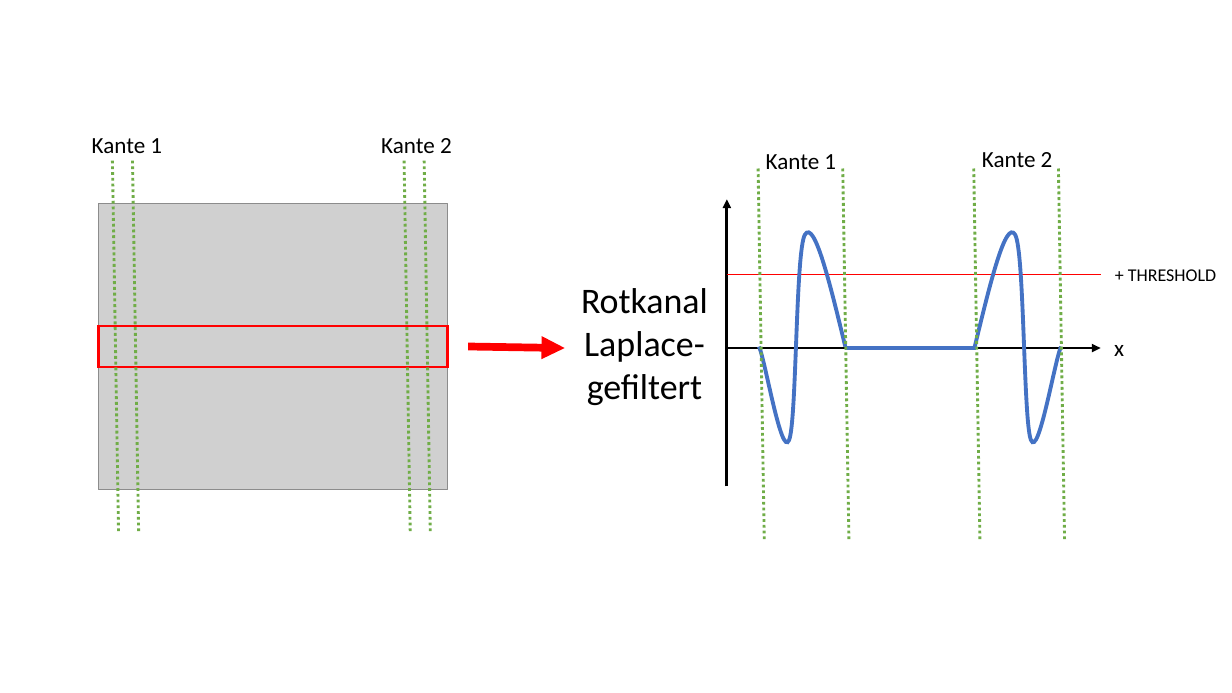
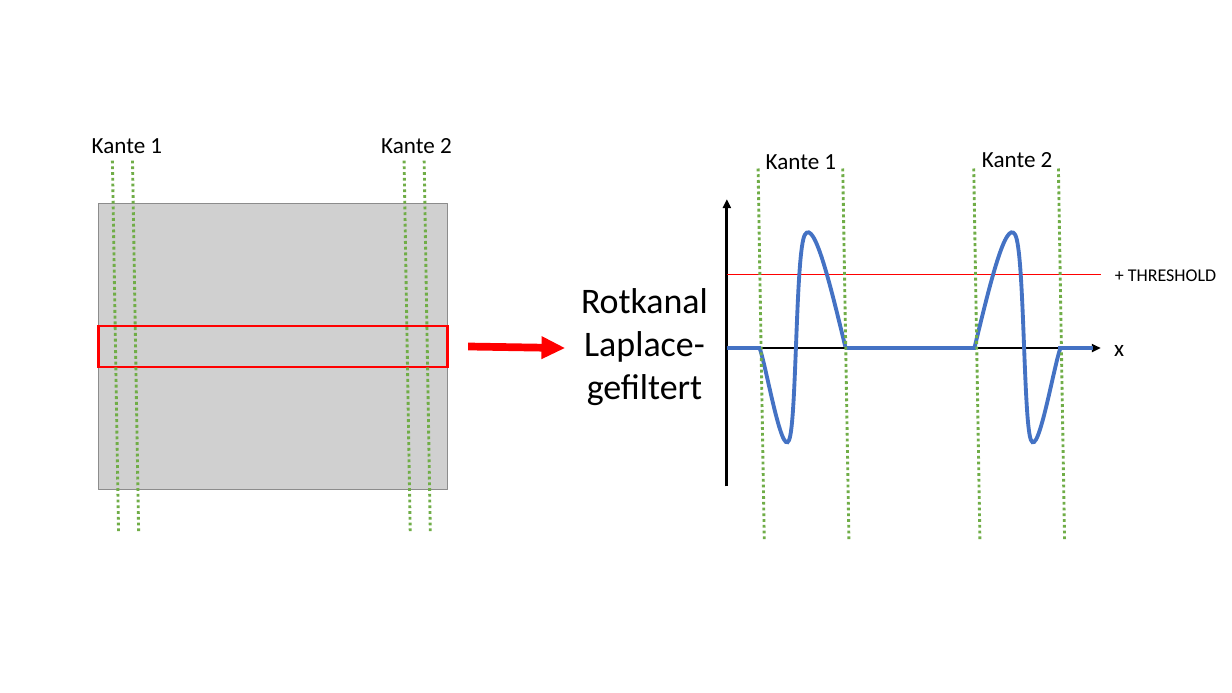
Before and after one commit to Chriss95De/Bachelors-Thesis-VHDL-Pattern-Detection, a slide deck: slide 27 of Dokumentation/Studienarbeit Oster/Grafiken.pptx. Drawn at 1232x693 pixels with LibreOffice and Linux fonts; fonts in the diff are those of the drawing; grey boxes stand for pictures. Boxes give left, top, right and bottom in pixels: in the first picture for what was removed or moved away, otherwise in the second. Text is boxed around its words. In the diff, an @@ line names an element or a change of style, - is before the commit and + after.

```diff
--- a/Dokumentation/Studienarbeit Oster/Grafiken.pptx
+++ b/Dokumentation/Studienarbeit Oster/Grafiken.pptx
@@ line added from (727, 348) to (762, 348), #4472C4 3 pt @@
@@ line added from (1059, 348) to (1093, 348), #4472C4 3 pt @@
```
Also in this commit, not shown: 4 other files.
